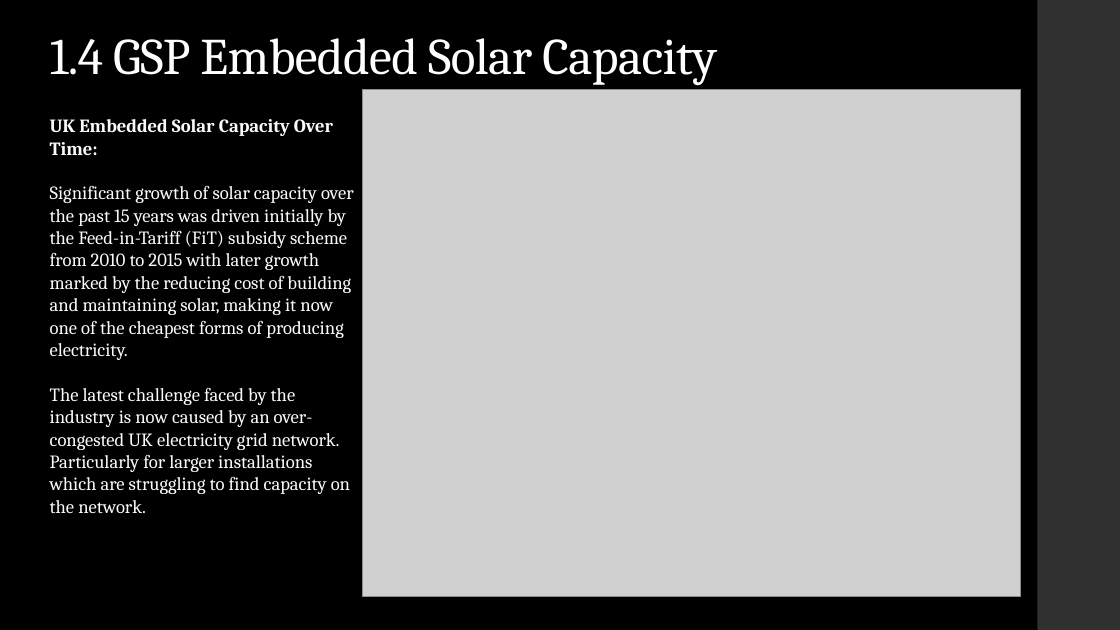
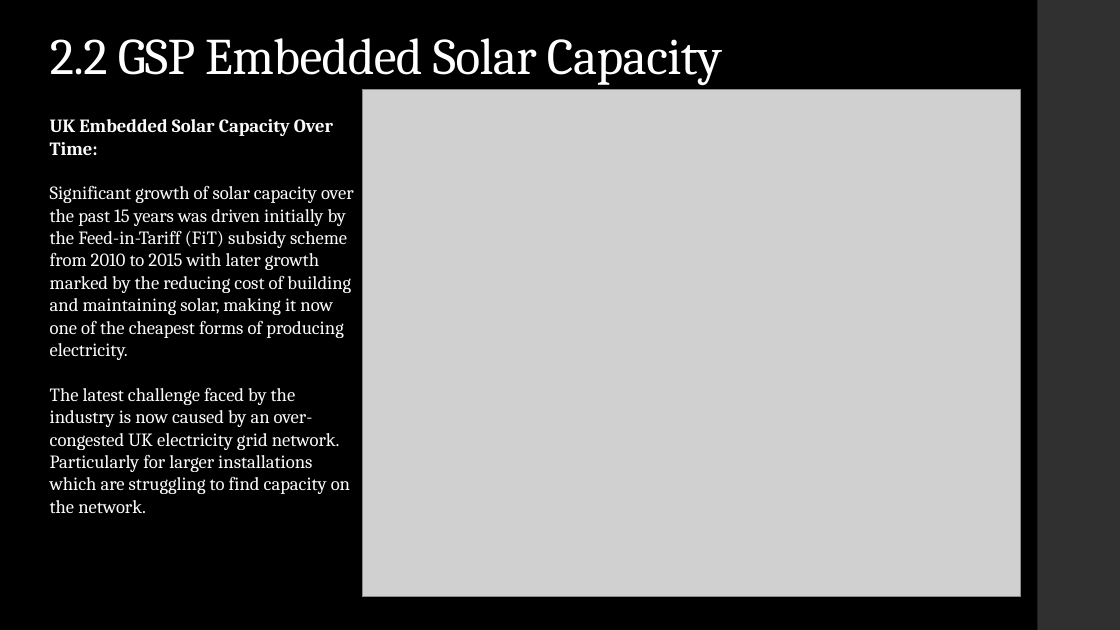
Before and after one commit to samhsforrest-collab/UK-Embedded-Solar-2026, a slide deck: slide 10 of presentation/UK Embedded Solar Generation.pptx (slide 6 before the commit). Drawn at 1120x630 pixels with LibreOffice and Linux fonts; fonts in the diff are those of the drawing; grey boxes stand for pictures. Boxes give left, top, right and bottom in pixels: in the first picture for what was removed or moved away, otherwise in the second. Text is boxed around its words. In the diff, an @@ line names an element or a change of style, - is before the commit and + after.

```diff
--- a/presentation/UK Embedded Solar Generation.pptx
+++ b/presentation/UK Embedded Solar Generation.pptx
@@ title at (x1=50, y1=38, x2=722, y2=85): text changed @@
-1.4 GSP Embedded Solar Capacity
+2.2 GSP Embedded Solar Capacity
```
Also in this commit, not shown: 9 other slides changed, 1 other file.
